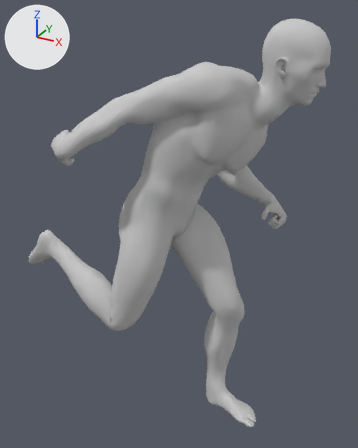
The FBX model Character/Animation/ZWM/Locmotion/Anim_ChongLoop_R.FBX as it was, and as the next commit left it.
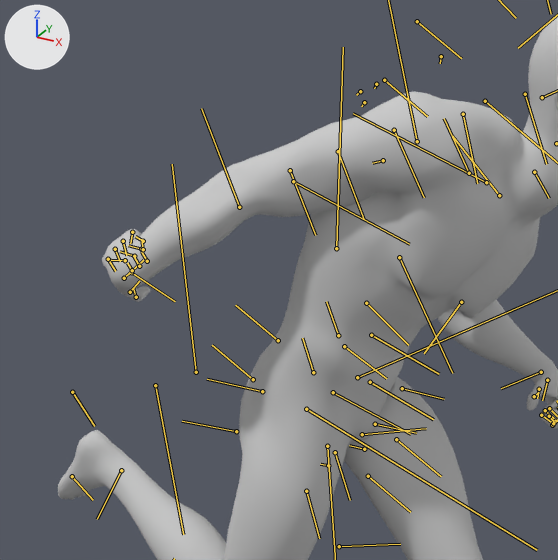
There are two pictures of each version: one whole from a camera (50 mm lens) standing at (0.877, -1.57, 1.614) and looking at (0.012, 0.002, 0.828), one close up on the part from 0% to 77% of the width and 4% to 66% of the height. Arrows for +X, +Y and +Z are at upper left; the lights stay in place. Both versions are drawn at frame 10 of the action 'Take 001'; the numbers are the values there. The bones that bend it are drawn over the model as lines in the close-ups.

In view in the first close-up: 'Male_Body', 'Male_Foot', 'Male_Hand', 'Male_Head', 'Male_Leg'.
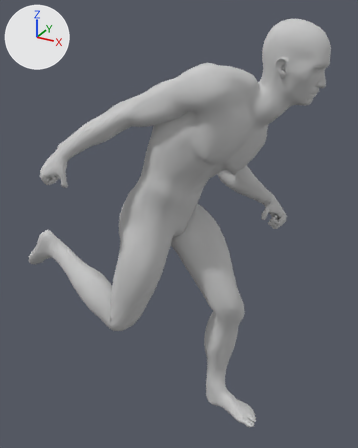
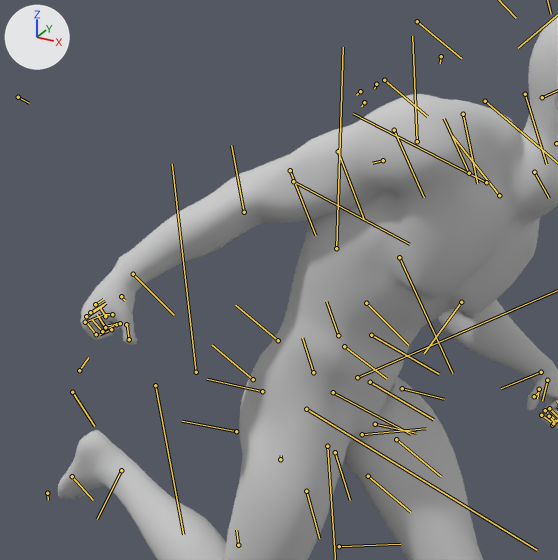
Changed parts and their boxes (x1, y1, x2, y2) in the close-ups (558 x 560 px):
'Male_Body', posed: before (132, 91, 538, 385); after (136, 94, 538, 385)
'Male_Hand', posed: before (102, 229, 558, 429); after (80, 245, 558, 429)
bone 'Bip001 R Hand', root to tip: before (131, 272) to (175, 301); after (133, 274) to (174, 315)

The change in detail:
Bone 'Bip001 R UpperArm' (bone_bip001_r_upperarm) turns from (-26, -30, 22) to (-5, -32, 23) degrees about its own x, y and z.
Bone 'Bip001 R Hand' (bone_bip001_r_hand) turns from (54, 45, 47) to (36, -15, -7) degrees about its own x, y and z.
